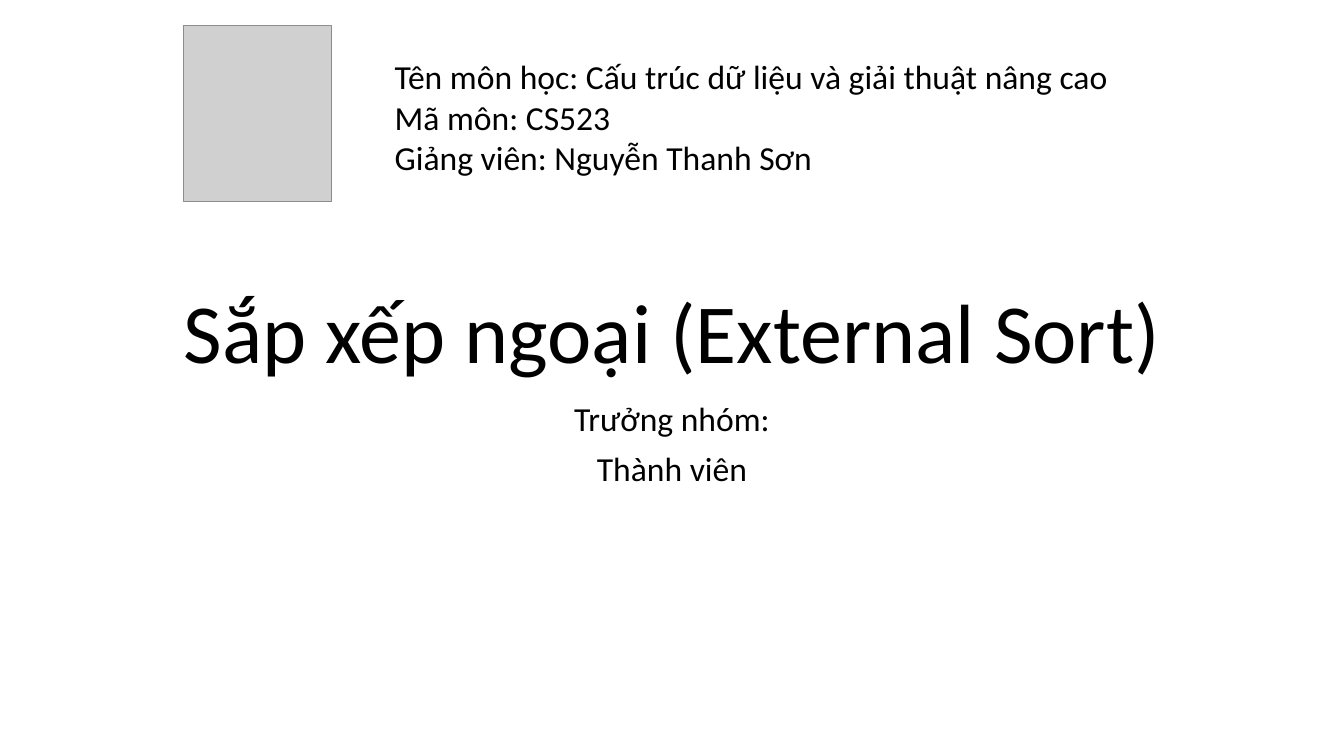
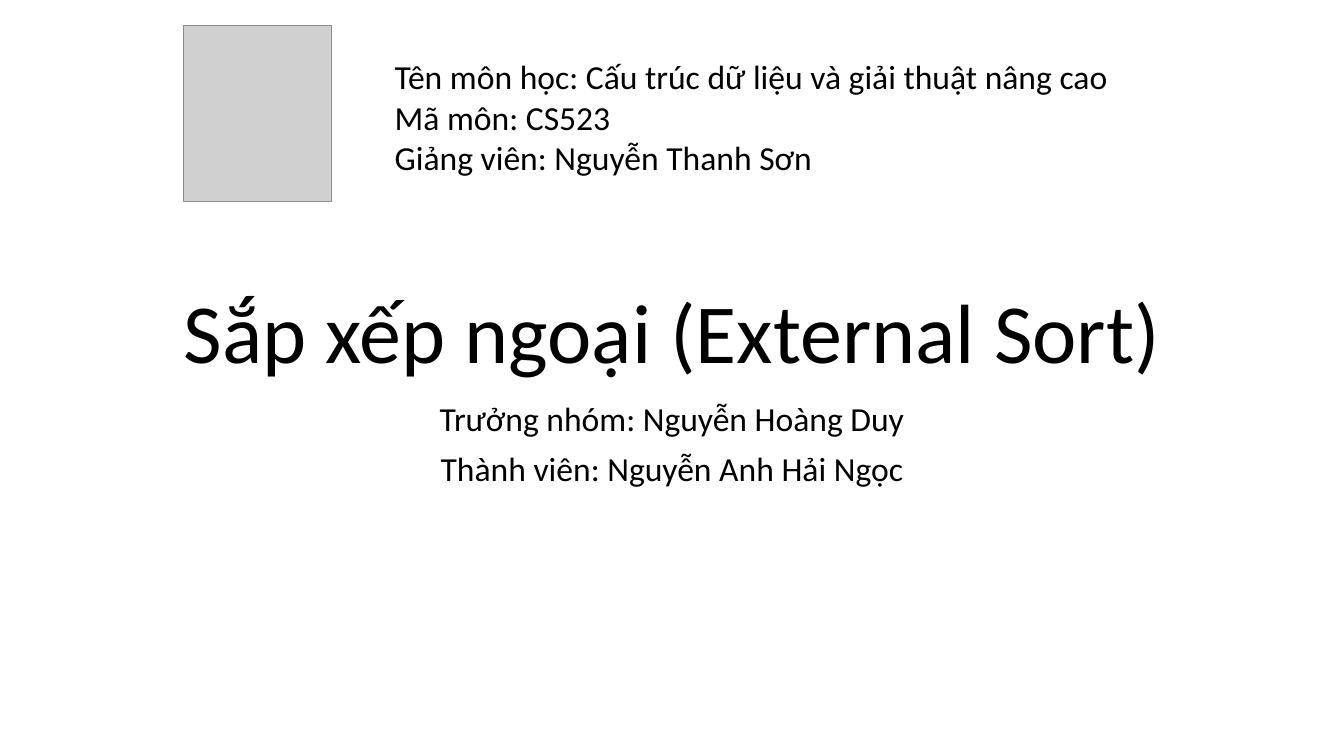
Before and after one commit to unicorn-vn/cs523-o11-team-12, a slide deck: slide 1 of slide/Sắp xếp ngoại (External Sort).pptx. Drawn at 1344x756 pixels with LibreOffice and Linux fonts; fonts in the diff are those of the drawing; grey boxes stand for pictures. Boxes give left, top, right and bottom in pixels: in the first picture for what was removed or moved away, otherwise in the second. Text is boxed around its words. In the diff, an @@ line names an element or a change of style, - is before the commit and + after.

Commit message:
thêm tên trưởng nhóm và thành viên

```diff
--- a/slide/Sắp xếp ngoại (External Sort).pptx
+++ b/slide/Sắp xếp ngoại (External Sort).pptx
@@ subtitle at [440,403,904,487]: text changed @@
-Trưởng nhóm:
-Thành viên
+Trưởng nhóm: Nguyễn Hoàng Duy
+Thành viên: Nguyễn Anh Hải Ngọc
```
